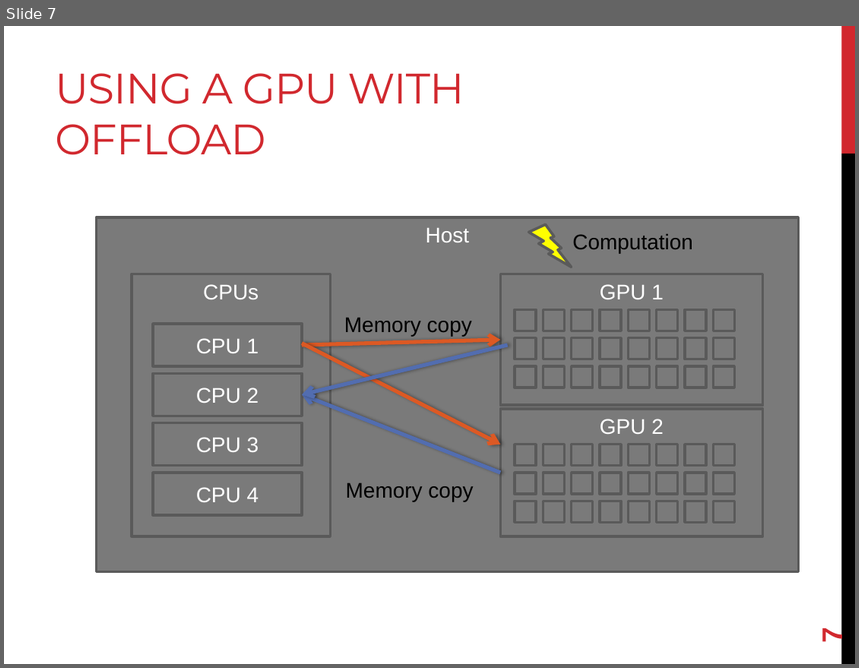
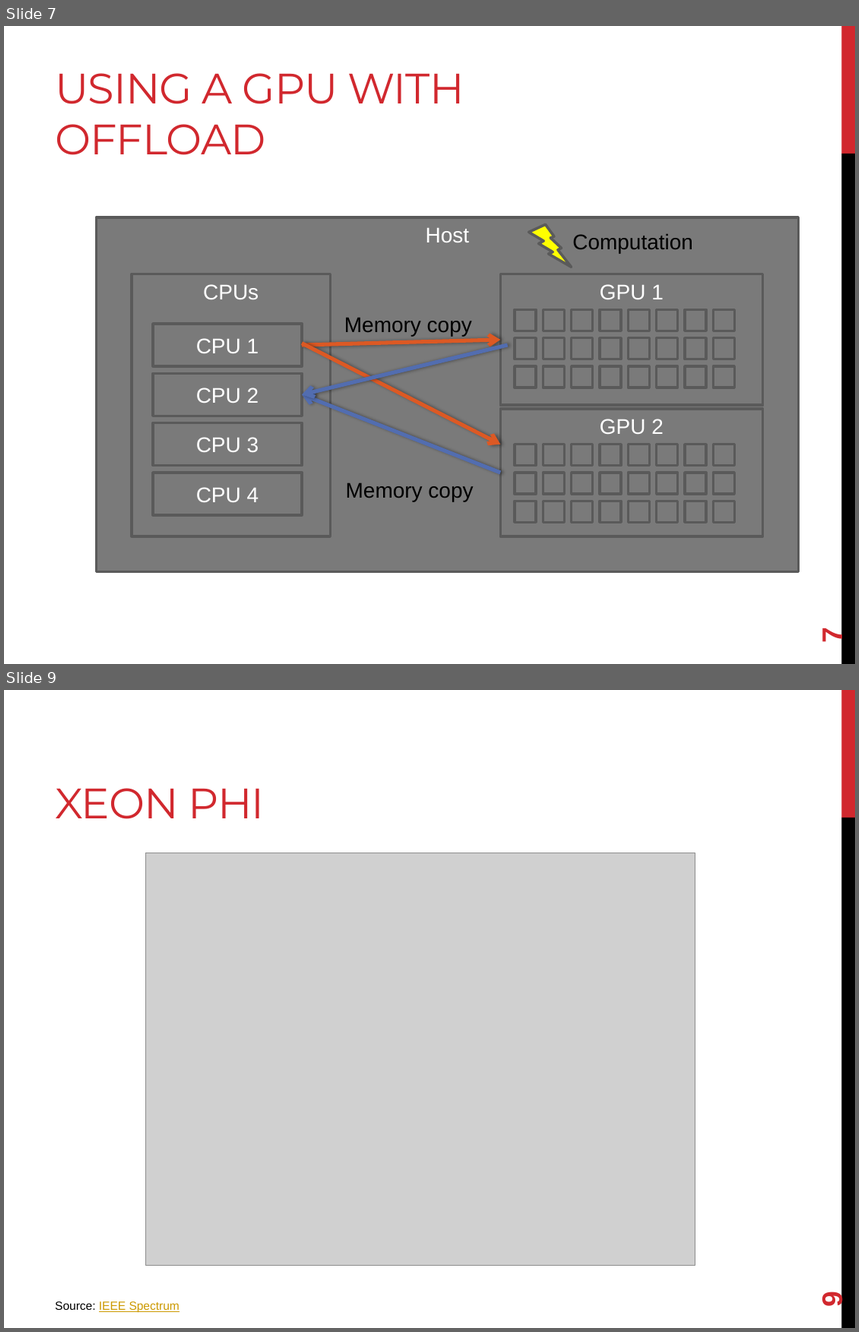
Before and after one commit to joshpeterson/DevelopingConcurrentSoftware, a slide deck: Lectures/Hybrid Concurrency/Hybrid Concurrency.pptx. Shown one above the other, each under a label of ours: slide 7 before the commit, slides 7 and 9 after it; the slides between them are not shown. The pictures are 859x668 and 859x1332 pixels, drawn with LibreOffice and Linux fonts; fonts in the diff are those of the drawing; grey boxes stand for pictures. Boxes give left, top, right and bottom in pixels: in the first picture for what was removed or moved away, otherwise in the second. Text is boxed around its words. In the diff, an @@ line names an element or a change of style, - is before the commit and + after.

```diff
--- a/Lectures/Hybrid Concurrency/Hybrid Concurrency.pptx
+++ b/Lectures/Hybrid Concurrency/Hybrid Concurrency.pptx
@@ slide 9 added at (x1=4, y1=690, x2=855, y2=1328), background #FFFFFF; not listed: 2 template elements that a slide beside it also shows @@
@@ title added at (x1=55, y1=788, x2=264, y2=819), 36 pt, text #D1282E @@
+XEON PHI
@@ picture added at (x1=146, y1=853, x2=696, y2=1265) @@
@@ text added at (x1=55, y1=1302, x2=180, y2=1312), 10 pt, text #CC9900, underline @@
+Source: IEEE Spectrum
@@ page number added at (x1=816, y1=1293, x2=848, y2=1308), 24 pt, text #D1282E, bold @@
+9
```
Also in this commit, not shown: 3 slides changed, 11 other slides added.
